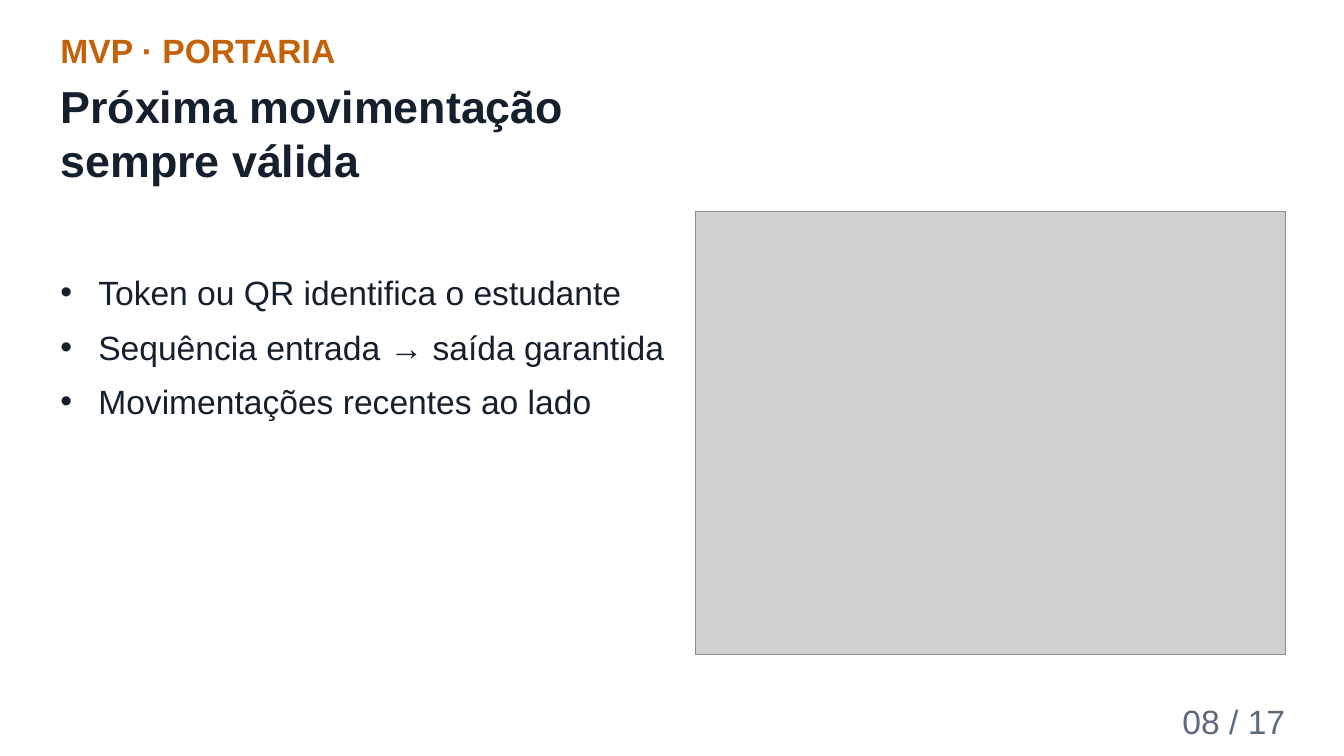
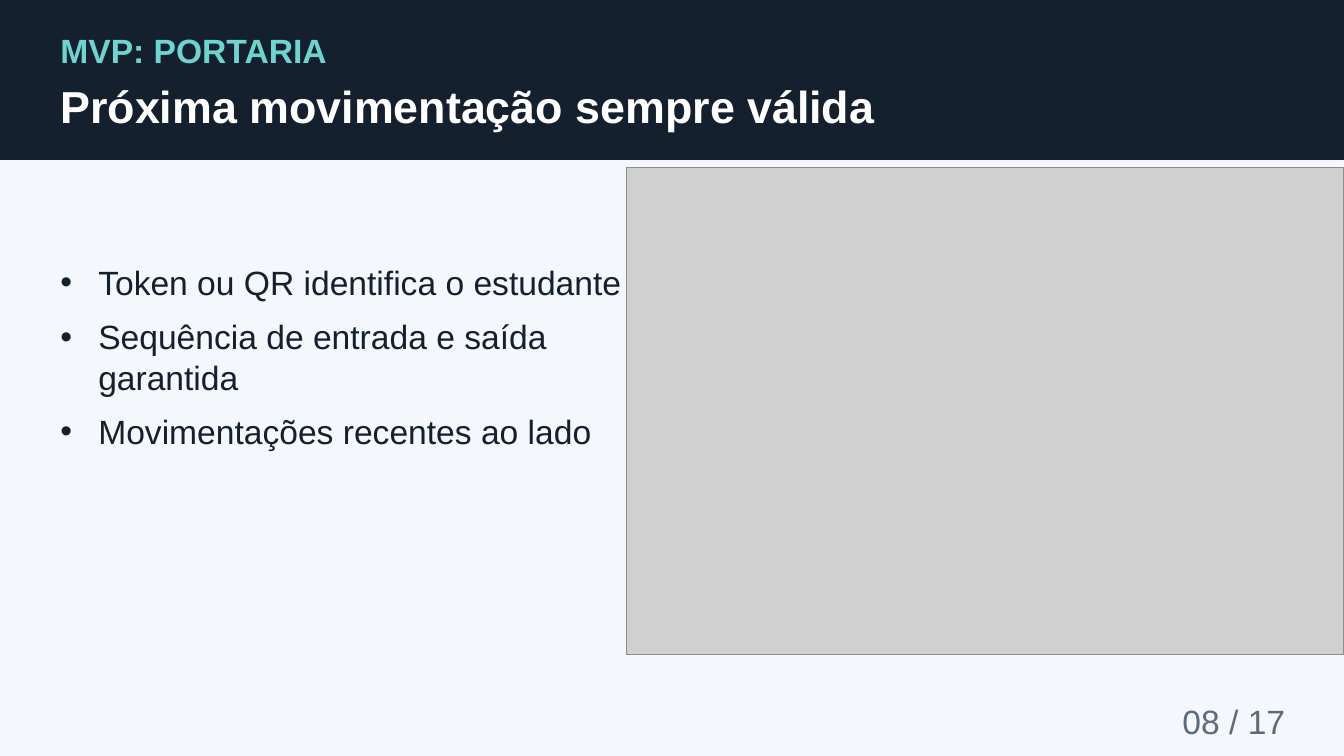
Before and after one commit to richaferreira/Safe_Student, a slide deck: slide 8 of slides/08_Apresentacao_Final_Safe_Student.pptx. Drawn at 1344x756 pixels with LibreOffice and Linux fonts; fonts in the diff are those of the drawing; grey boxes stand for pictures; background and template pictures are left out. Boxes give left, top, right and bottom in pixels: in the first picture for what was removed or moved away, otherwise in the second. Text is boxed around its words. In the diff, an @@ line names an element or a change of style, - is before the commit and + after.

```diff
--- a/slides/08_Apresentacao_Final_Safe_Student.pptx
+++ b/slides/08_Apresentacao_Final_Safe_Student.pptx
@@ background #FFFFFF to picture (left out) @@
@@ rectangle added at (0, 0, 1344, 159), fill #14202E, outline #14202E 1 pt @@
@@ text at (60, 39, 327, 64): text changed; text colour #C4620A to #6FD3D0 @@
-MVP · PORTARIA
+MVP: PORTARIA
@@ text "Próxima movimentação sempre válida" at (60, 90, 874, 132): text colour #14202E to #FFFFFF @@
@@ picture: place and size @@
-picture at (696, 212, 1286, 655)
+picture at (627, 167, 1344, 655)
@@ text "Token ou QR identifica o ...": place and size @@
-text "Token ou QR identifica o ..." at (98, 280, 664, 421)
+text "Token ou QR identifica o ..." at (98, 270, 622, 451)
@@ text at (98, 324, 546, 397): text changed @@
-• Sequência entrada → saída garantida
+• Sequência de entrada e saída garantida
```
Also in this commit, not shown: 16 other slides changed, 2 other files.
